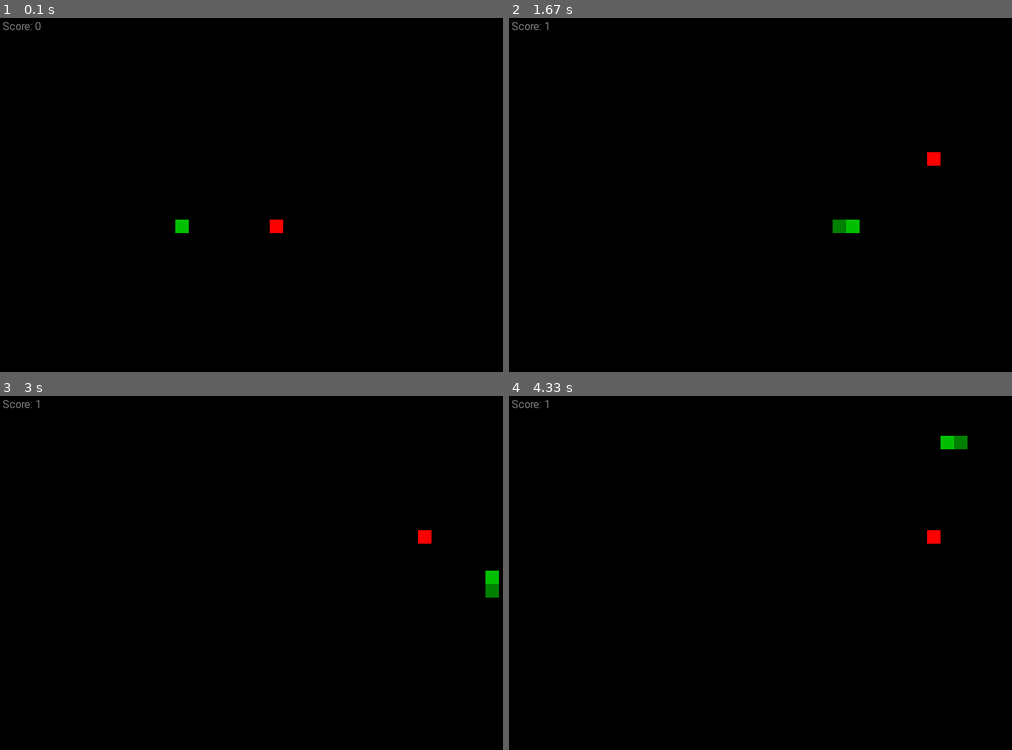
Above: before the commit, frames 1-4 (two rows, left to right).
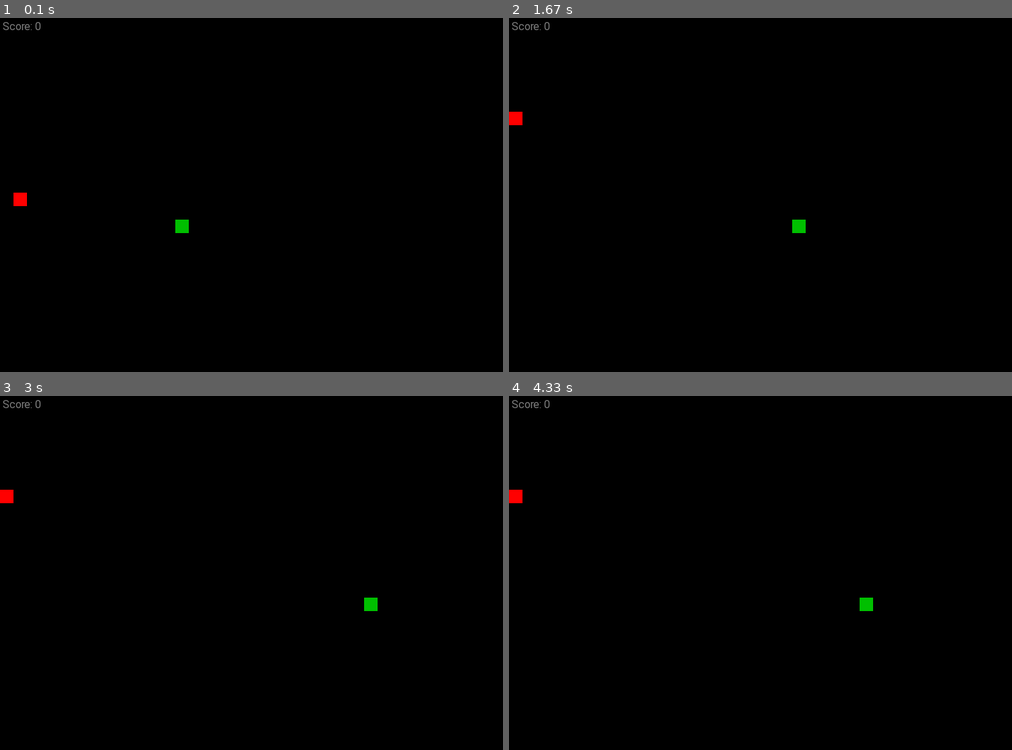
Above: after the commit, the same moments.

Repository: las-r/snake-pygame
Game: pygame game, started from snake.py
Two runs of this game, one before a commit and one after it. Both use one fixed random seed, a clock stepped at 60 frames per second and the inputs below.
Inputs:
- Up to frame 1 (0.1 s): no input
- Up to frame 2 (1.67 s): hold R 0.33-0.8 s; hold Right 0.33-0.8 s; tap Space at 0.83, 1.23 s; hold A from 1.63 s (still down); hold Right from 1.63 s (still down)
- Up to frame 3 (3 s): tap Space at 1.7, 2.2, 2.7 s; release A at 2.1 s; release Right at 2.1 s; hold Up 2.63-2.93 s
- Up to frame 4 (4.33 s): tap Space at 3.03, 3.93, 4.23 s; tap S at 3.47 s; hold A from 3.87 s (still down)

The runs differ from the first frame. In frame 1, 0.2% of the frame differs, in the area x 2-57%, y 49-61%; in frame 2, 0.5%, in the area x 0-86%, y 1-61%; in frame 3, 0.5%; in frame 4, 0.5%.

Commit message:
Add new features
- New customization arguments such as appleamount, scoretext, and disable pause
- Revamp gamemodes into gamemods, 
- Add gamemods such as incspeed and passthrough

Diff:
--- a/snake.py
+++ b/snake.py
@@ -4,57 +4,85 @@
 import time
 
 # made by las-r on github
-# v1.1
+# v1.2
 
 # init pygame
 pygame.init()
 font = pygame.font.SysFont("Roboto Mono", 16)
+clock = pygame.time.Clock()
 
 # arg parser
 prsr = argparse.ArgumentParser(prog="Snake", description="Simple snake game written in Python")
+#prsr.add_argument("-D", "--debug", type=int, default=0, help="Debug level (default: 0)")
 prsr.add_argument("-DS", "--displaysize", type=int, nargs=2, default=[800, 600], help="Display dimensions in pixels (default: 800 600)")
 prsr.add_argument("-GS", "--gridsize", type=int, nargs=2, default=[40, 30], help="Game grid dimensions (default: 40 30)")
 prsr.add_argument("-SHC", "--snakeheadcolor", type=int, nargs=3, default=[0, 191, 0], help="Snake head color as R G B (default: 0 191 0)")
 prsr.add_argument("-SC", "--snakecolor", type=int, nargs=3, default=[0, 127, 0], help="Snake body color as R G B (default: 0 127 0)")
 prsr.add_argument("-AC", "--applecolor", type=int, nargs=3, default=[255, 0, 0], help="Apple color as R G B (default: 255 0 0)")
-prsr.add_argument("-BC", "--bgcolor", type=int, nargs=3, default=[0, 0, 0], help="Background color as R G B (default: 0 0 0)")
-prsr.add_argument("-TC", "--scorecolor", type=int, nargs=3, default=[127, 127, 127], help="Score text color as R G B (default: 127 127 127)")
+prsr.add_argument("-AA", "--appleamount", type=int, default=1, help="Amount of apples at once (default: 1)")
+prsr.add_argument("-BC", "--bgcolor", type=int, nargs=3, default=[0, 0, 0], help="Background color aas R G B (default: 0 0 0)")
+prsr.add_argument("-TC", "--textcolor", type=int, nargs=3, default=[127, 127, 127], help="Text color as R G B (default: 127 127 127)")
 prsr.add_argument("-WC", "--wallcolor", type=int, nargs=3, default=[255, 255, 255], help="Wall color as R G B, only applies in wall mode (default: 255 255 255)")
+prsr.add_argument("-ST", "--scoretext", default="Score: +s+", help="Score text with '+s+' as number (default: 'Score: ~s~')")
 prsr.add_argument("-T", "--tick", type=float, default=0.1, help="Time between each game tick in seconds (default: 0.1)")
-prsr.add_argument("-GM", "--gamemode", choices=["normal", "warp", "wall"], default="normal", help="Game mode (default: normal)")
+prsr.add_argument("-GM", "--gamemods", nargs="*", default=[], help="Game modifers (default: None)")
 prsr.add_argument("-HS", "--hidescore", action="store_true", help="Hide score counter")
+prsr.add_argument("-DP", "--disablepause", action="store_true", help="Disable pausing the game")
 args = prsr.parse_args()
 
 # settings
+#DB = args.debug
 DISPW, DISPH = args.displaysize
 GRIDW, GRIDH = args.gridsize
 TILEW, TILEH = DISPW // GRIDW, DISPH // GRIDH
-SNKHDCOL = tuple(args.snakeheadcolor)
-SNKCOL = tuple(args.snakecolor)
-APLCOL = tuple(args.applecolor)
-BGCOL = tuple(args.bgcolor)
-SCRCOL = tuple(args.scorecolor)
-WLLCOL = tuple(args.wallcolor)
-TICK = args.tick
-GMMD = args.gamemode
+SNKHDCOL = args.snakeheadcolor
+SNKCOL = args.snakecolor
+APLCOL = args.applecolor
+APLAMT = args.appleamount
+BGCOL = args.bgcolor
+TXTCOL = args.textcolor
+WLLCOL = args.wallcolor
+SCTXT = args.scoretext
+GMMDS = args.gamemods
 HDSCR = args.hidescore
+DISPSE = args.disablepause
 
 # functions
 def restart():
-    global snk, snkdir, apl, wlls, score
+    global snk, snkdir, nextdir, apls, wlls, paused, scr, tick
 
+    # reset game
     snk = [[GRIDW // 3, GRIDH // 2]]
     snkdir = (1, 0)
-    apl = [GRIDW // 2, GRIDH // 2]
+    nextdir = snkdir
+    apls = [randPos() for _ in range(APLAMT)]
     wlls = []
-    score = 0
+    paused = False
+    scr = 0
+    tick = args.tick
+def die():
+    time.sleep(1)
+    restart()
+def randPos(initial=False):
+    pos = [random.randint(0, GRIDW - 1), random.randint(0, GRIDH - 1)]
+    if initial:
+        while pos == [GRIDW // 3, GRIDH // 2]:
+            pos = [random.randint(0, GRIDW - 1), random.randint(0, GRIDH - 1)]
+        return pos
+    else:
+        while pos in snk or pos in apls or pos in wlls:
+            pos = [random.randint(0, GRIDW - 1), random.randint(0, GRIDH - 1)]
+        return pos
 
 # variables
 snk = [[GRIDW // 3, GRIDH // 2]]
 snkdir = (1, 0)
-apl = [GRIDW // 2, GRIDH // 2]
+nextdir = snkdir
+apls = [randPos(True) for _ in range(APLAMT)]
 wlls = []
-score = 0
+paused = False
+scr = 0
+tick = args.tick
 
 # display
 screen = pygame.display.set_mode((DISPW, DISPH))
@@ -68,61 +96,71 @@
         if e.type == pygame.QUIT:
             run = False
 
-        # movement
+        # key events
         if e.type == pygame.KEYDOWN:
-            if e.key in (pygame.K_w, pygame.K_UP) and (snkdir[1] != 1 or len(snk) <= 1):
-                snkdir = (0, -1)
-            elif e.key in (pygame.K_s, pygame.K_DOWN) and (snkdir[1] != -1 or len(snk) <= 1):
-                snkdir = (0, 1)
-            elif e.key in (pygame.K_d, pygame.K_RIGHT) and (snkdir[0] != -1 or len(snk) <= 1):
-                snkdir = (1, 0)
-            elif e.key in (pygame.K_a, pygame.K_LEFT) and (snkdir[0] != 1 or len(snk) <= 1):
-                snkdir = (-1, 0)
-            elif e.key == pygame.K_r:
+            # restart
+            if e.key == pygame.K_r:
                 restart()
+
+            if not DISPSE:
+                # pause
+                if e.key == pygame.K_SPACE:
+                    paused = not paused
+
+            # movement
+            if not paused:
+                if e.key in (pygame.K_w, pygame.K_UP) and (snkdir[1] != 1 or len(snk) <= 1):
+                    nextdir = (0, -1)
+                elif e.key in (pygame.K_s, pygame.K_DOWN) and (snkdir[1] != -1 or len(snk) <= 1):
+                    nextdir = (0, 1)
+                elif e.key in (pygame.K_d, pygame.K_RIGHT) and (snkdir[0] != -1 or len(snk) <= 1):
+                    nextdir = (1, 0)
+                elif e.key in (pygame.K_a, pygame.K_LEFT) and (snkdir[0] != 1 or len(snk) <= 1):
+                    nextdir = (-1, 0)
 
     # update screen
     screen.fill(BGCOL)
     for i, pos in enumerate(snk):
         col = SNKHDCOL if i == 0 else SNKCOL
         pygame.draw.rect(screen, col, pygame.Rect(pos[0] * TILEW, pos[1] * TILEH, TILEW, TILEH))
-    for x, y in wlls:
-        pygame.draw.rect(screen, WLLCOL, pygame.Rect(x * TILEW, y * TILEH, TILEW, TILEH))
-    pygame.draw.rect(screen, APLCOL, pygame.Rect(apl[0] * TILEW, apl[1] * TILEH, TILEW, TILEH))
+    for ax, ay in apls:
+        pygame.draw.rect(screen, APLCOL, pygame.Rect(ax * TILEW, ay * TILEH, TILEW, TILEH))
+    for wx, wy in wlls:
+        pygame.draw.rect(screen, WLLCOL, pygame.Rect(wx * TILEW, wy * TILEH, TILEW, TILEH))
     if not HDSCR:
-        screen.blit(font.render(f"Score: {score}", True, SCRCOL), (4, 4))
+        screen.blit(font.render(SCTXT.replace("+s+", str(scr)), True, TXTCOL), (4, 4))
     pygame.display.flip()
 
-    # snake movement
-    if GMMD == "warp":
-        nh = [(snk[0][0] + snkdir[0]) % GRIDW, (snk[0][1] + snkdir[1]) % GRIDH]
-    else:
-        nh = [snk[0][0] + snkdir[0], snk[0][1] + snkdir[1]]
-    snk.insert(0, nh)
+    # game loop
+    if not paused:
+        # update snake direction
+        snkdir = nextdir
 
-    # apple check
-    if nh != apl:
-        snk.pop()
-    else:
-        score += 1
-        apl = [random.randint(0, GRIDW - 1), random.randint(0, GRIDH - 1)]
-        while apl in snk or apl in wlls:
-            apl = [random.randint(0, GRIDW - 1), random.randint(0, GRIDH - 1)]
-        if GMMD == "wall":
-            wll = [random.randint(0, GRIDW - 1), random.randint(0, GRIDH - 1)]
-            while wll in snk or wll in apl:
-                wll = [random.randint(0, GRIDW - 1), random.randint(0, GRIDH - 1)]
-            wlls.append(wll)
+        # movement
+        if "warp" in GMMDS:
+            nh = [(snk[0][0] + snkdir[0]) % GRIDW, (snk[0][1] + snkdir[1]) % GRIDH]
+        else:
+            nh = [snk[0][0] + snkdir[0], snk[0][1] + snkdir[1]]
+        snk.insert(0, nh)
 
-    # snake death
-    if nh in snk[1:] or nh in wlls or not GRIDW > nh[0] > -1 or not GRIDH > nh[1] > -1:
-        time.sleep(1)
+        # apple check
+        if nh in apls:
+            scr += 1
+            apls.remove(nh)
+            apls.append(randPos())
+            if "wall" in GMMDS:
+                wlls.append(randPos())
+            if "incspeed" in GMMDS:
+                tick *= 0.95
+        else:
+            snk.pop()
 
-        # restart
-        restart()
+        # snake death
+        if (nh in snk[1:] and "passthrough" not in GMMDS) or nh in wlls or not GRIDW > nh[0] > -1 or not GRIDH > nh[1] > -1:
+            die()
 
     # tick
-    time.sleep(TICK)
+    clock.tick(1 / tick)
 
 # quit
 pygame.quit()
